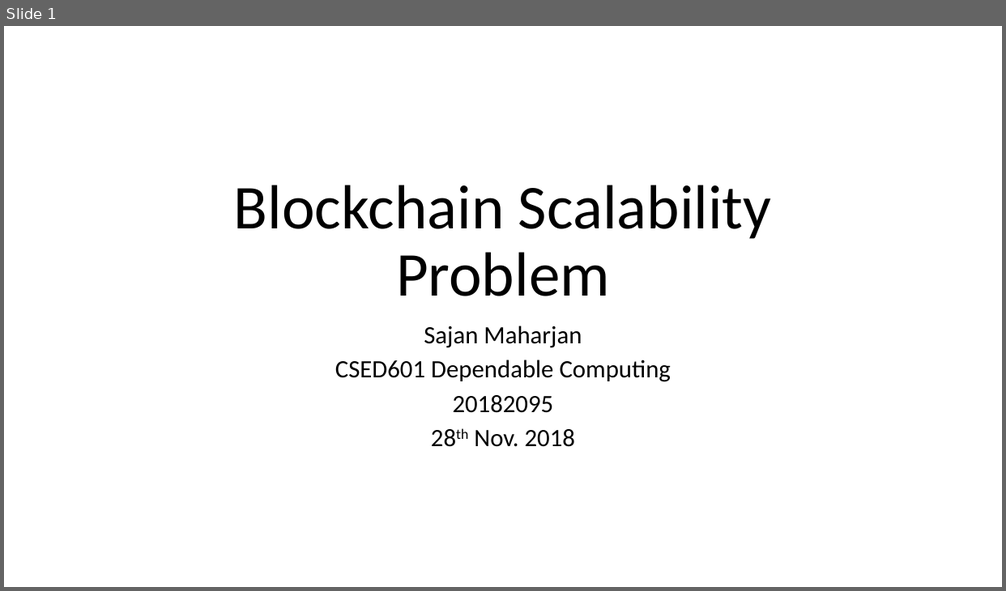
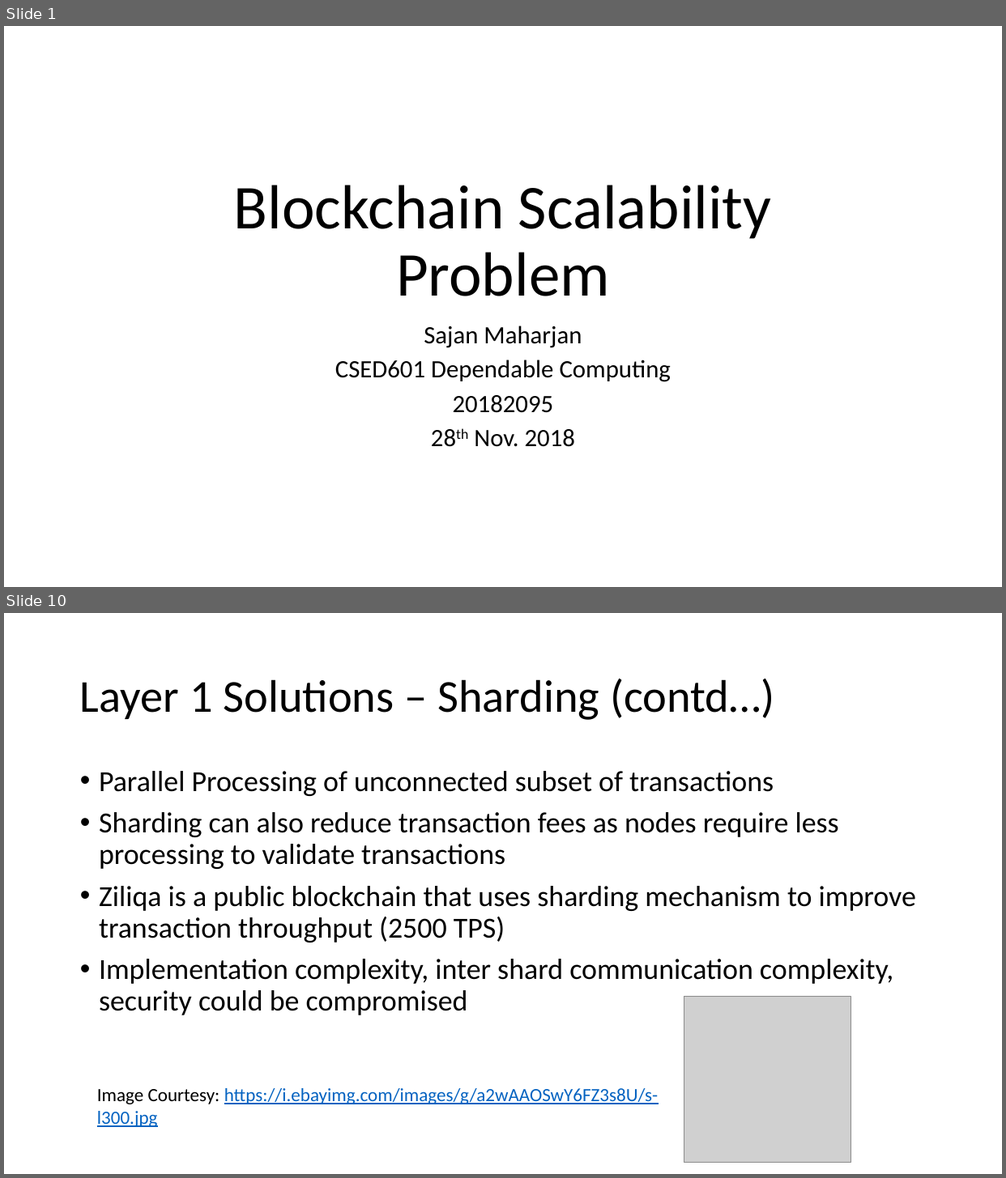
Before and after one commit to Tsajan/2018FallSemPOSTECH, a slide deck: CSED601 Dependable Computing/BlockchainScalabilityProblem.pptx. Shown one above the other, each under a label of ours: slide 1 before the commit, slides 1 and 10 after it; the slides between them are not shown. The pictures are 1006x591 and 1006x1178 pixels, drawn with LibreOffice and Linux fonts; fonts in the diff are those of the drawing; grey boxes stand for pictures. Boxes give left, top, right and bottom in pixels: in the first picture for what was removed or moved away, otherwise in the second. Text is boxed around its words. In the diff, an @@ line names an element or a change of style, - is before the commit and + after.

```diff
--- a/CSED601 Dependable Computing/BlockchainScalabilityProblem.pptx
+++ b/CSED601 Dependable Computing/BlockchainScalabilityProblem.pptx
@@ slide 10 added at box(4, 613, 1002, 1174), background #FFFFFF @@
@@ title added at box(80, 679, 774, 720), 44 pt, text #000000 @@
+Layer 1 Solutions – Sharding (contd…)
@@ text added at box(99, 771, 916, 1016), 28 pt, text #000000 @@
+• Parallel Processing of unconnected subset of transactions
+• Sharding can also reduce transaction fees as nodes require less processing to validate transactions
+• Ziliqa is a public blockchain that uses sharding mechanism to improve transaction throughput (2500 TPS)
+• Implementation complexity, inter shard communication complexity, security could be compromised
@@ picture added at box(684, 996, 850, 1163) @@
@@ text added at box(97, 1088, 658, 1127), 18 pt, text #0563C1, underline @@
+Image Courtesy: https://i.ebayimg.com/images/g/a2wAAOSwY6FZ3s8U/s-l300.jpg
```
Also in this commit, not shown: 3 slides changed, 12 other slides added, 20 other files.
